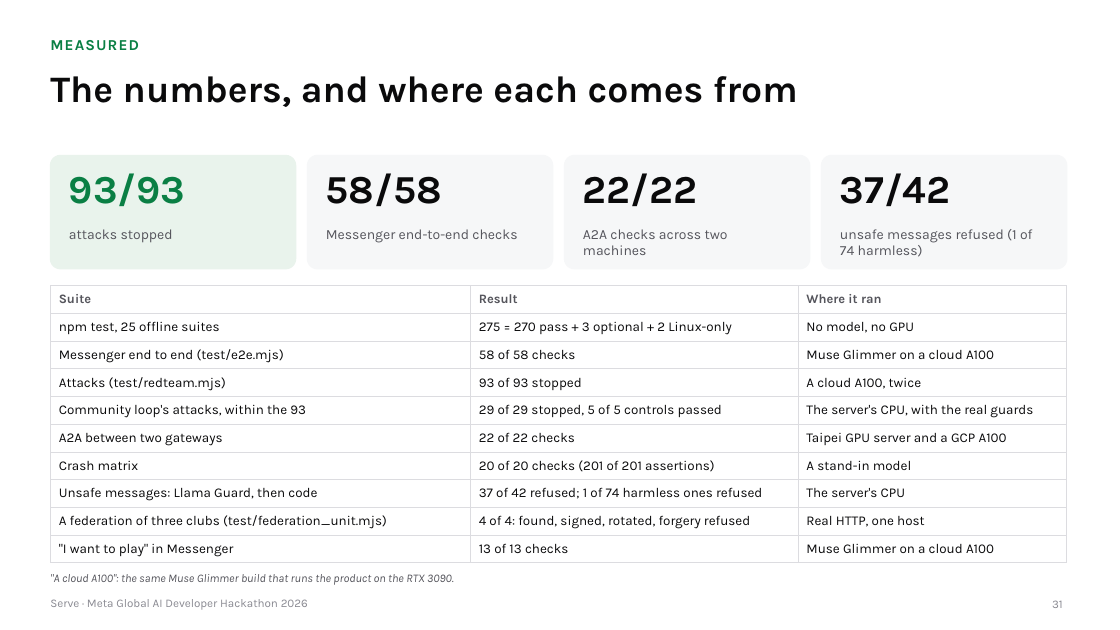
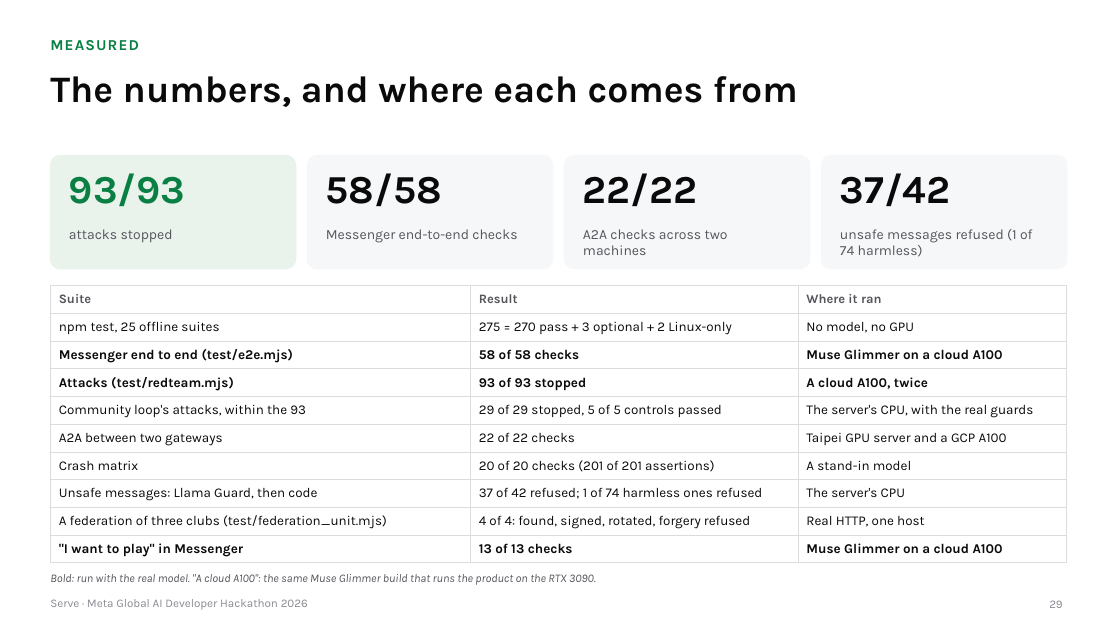
Before and after one commit to gino6178/serve-meta-hackathon, a slide deck: slide 29 of video/deck/Serve_Meta_deck.pptx (slide 31 before the commit). Drawn at 1120x630 pixels with LibreOffice and Linux fonts; fonts in the diff are those of the drawing. Boxes give left, top, right and bottom in pixels: in the first picture for what was removed or moved away, otherwise in the second. Text is boxed around its words. In the diff, an @@ line names an element or a change of style, - is before the commit and + after.

```diff
--- a/video/deck/Serve_Meta_deck.pptx
+++ b/video/deck/Serve_Meta_deck.pptx
@@ table at [50, 286, 1067, 561] @@
@@ bold on in "Messenger end to end (test/e2e.mjs)", "58 of 58 checks", "Muse Glimmer on a cloud A100", "Attacks (test/redteam.mjs)" and 5 more places @@
@@ text at [50, 574, 596, 585]: text changed @@
-"A cloud A100": the same Muse Glimmer build that runs the product on the RTX 3090.
+Bold: run with the real model. "A cloud A100": the same Muse Glimmer build that runs the product on the RTX 3090.
@@ page number at [1049, 600, 1062, 608]: text changed @@
-31
+29
```
Also in this commit, not shown: 10 other slides changed, 2 slides removed, 2 other files.
